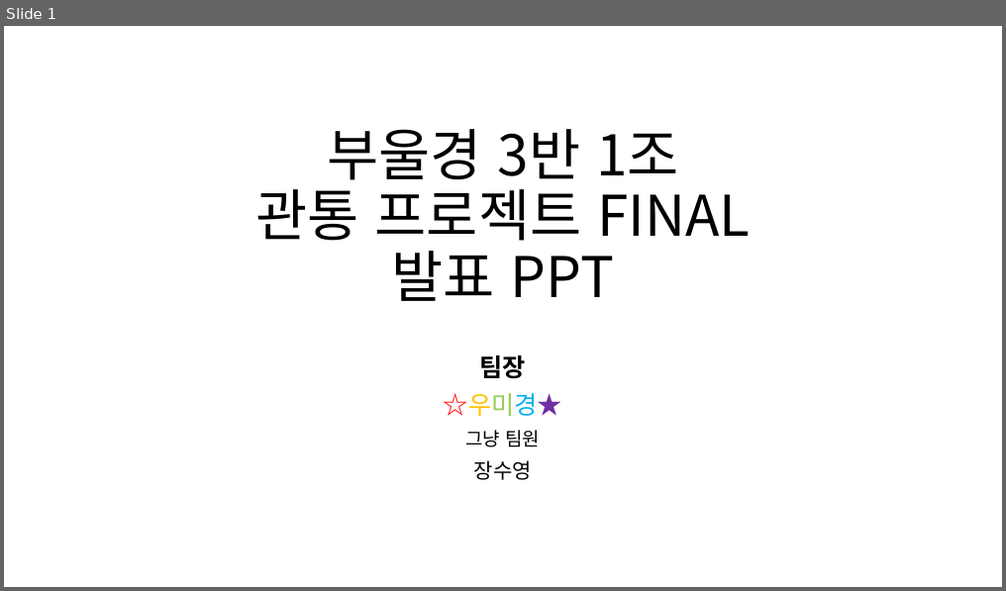
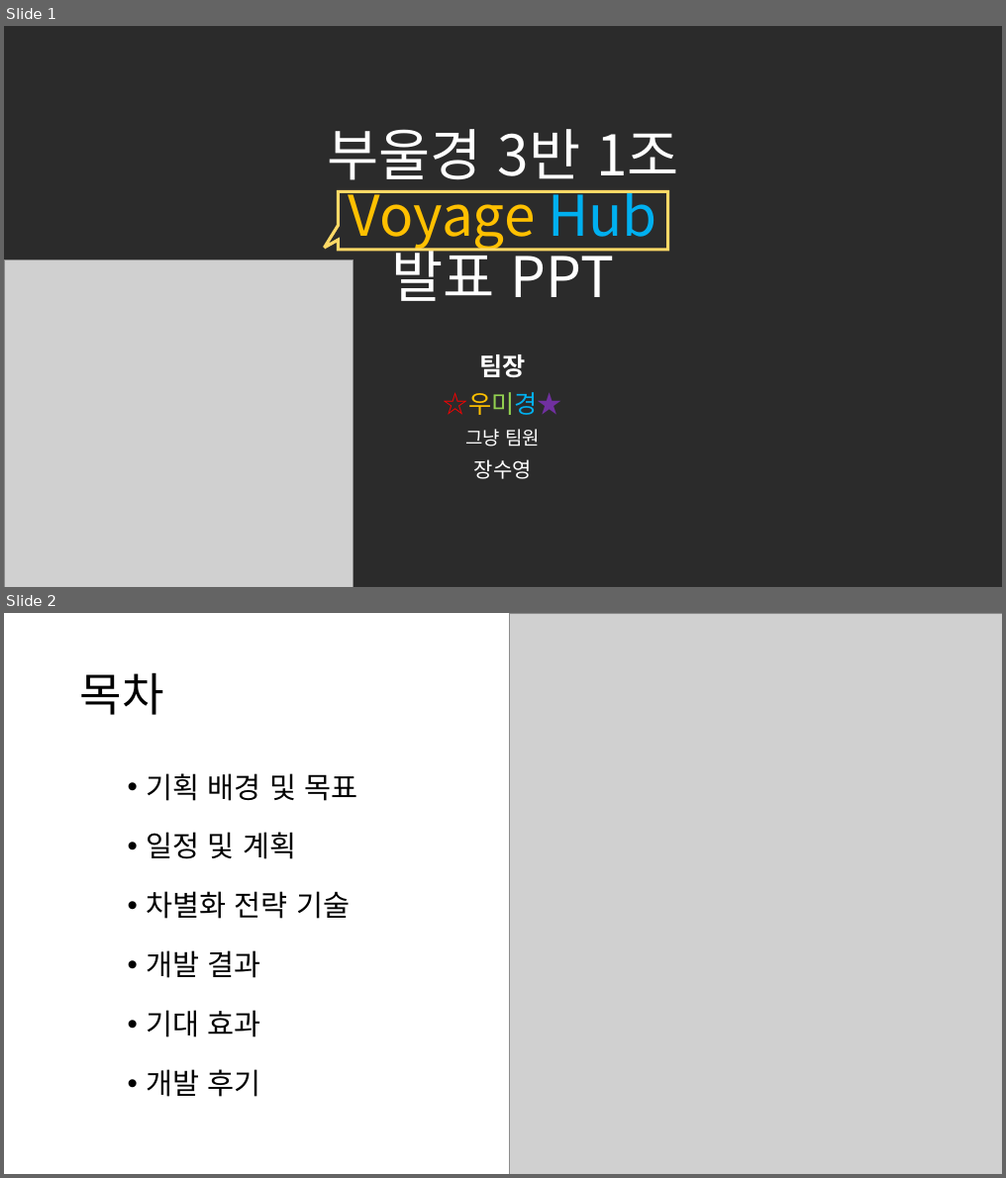
Before and after one commit to Grat3Su/EnjoyTrip, a slide deck: 부울경 3반 1조.pptx. Shown one above the other, each under a label of ours: slide 1 before the commit, slides 1 and 2 after it. The pictures are 1006x591 and 1006x1178 pixels, drawn with LibreOffice and Linux fonts; fonts in the diff are those of the drawing; grey boxes stand for pictures; background and template pictures are left out; a plain dark background stands for a picture behind light text. Boxes give left, top, right and bottom in pixels: in the first picture for what was removed or moved away, otherwise in the second. Text is boxed around its words. In the diff, an @@ line names an element or a change of style, - is before the commit and + after.

```diff
--- a/부울경 3반 1조.pptx
+++ b/부울경 3반 1조.pptx
@@ slide 2 added at <box>4,613,1002,1174</box>, background #FFFFFF @@
@@ picture added at <box>509,613,1002,1174</box> @@
@@ title added at <box>80,672,164,715</box>, 44 pt, text #000000 @@
+목차
@@ text added at <box>147,773,357,1097</box>, 28 pt, text #000000 @@
+• 기획 배경 및 목표
+• 일정 및 계획
+• 차별화 전략 기술
+• 개발 결과
+• 기대 효과
+• 개발 후기
@@ slide 1 changed as well @@
@@ background #FFFFFF to picture (left out) @@
@@ title at <box>327,129,679,301</box>: text changed; text colour #000000 to #FFFFFF @@
-부울경 3반 1조
-관통 프로젝트 FINAL
-발표 PPT
+부울경 3반 1조
+Voyage Hub
+발표 PPT
@@ speech box added at <box>338,191,668,249</box>, outline #FFD966 3 pt @@
@@ picture added at <box>4,261,352,587</box> @@
@@ triangle added at <box>4,350,262,586</box>, fill #FFFFFF, outline #FFFFFF 1 pt @@
@@ subtitle at <box>466,355,541,479</box>: text colour #000000 to #FFFFFF in "팀장", "그냥 팀원", "장수영" @@
```
Also in this commit, not shown: 5 other slides changed, 8 other slides added, 2 slides removed, 5 other files.
